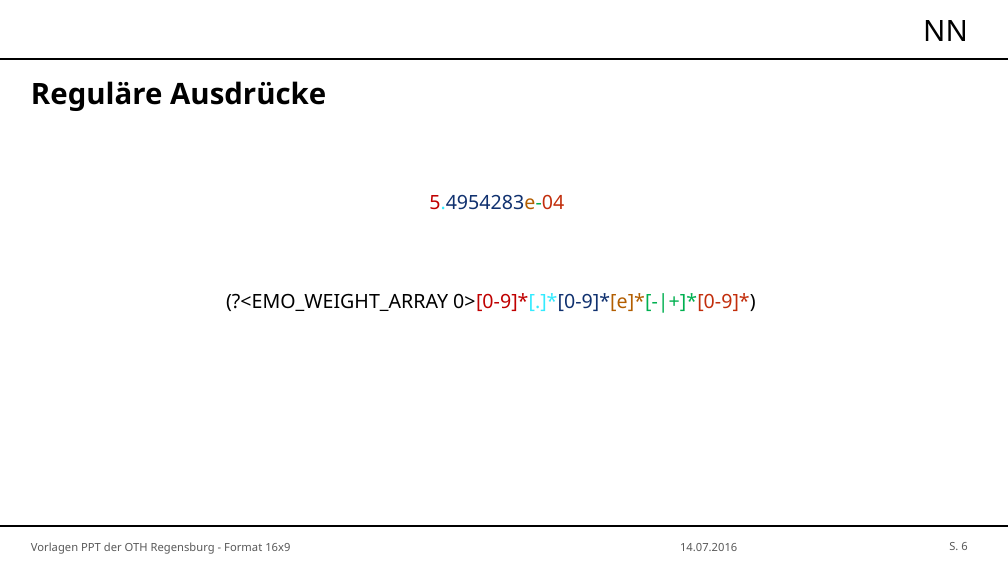
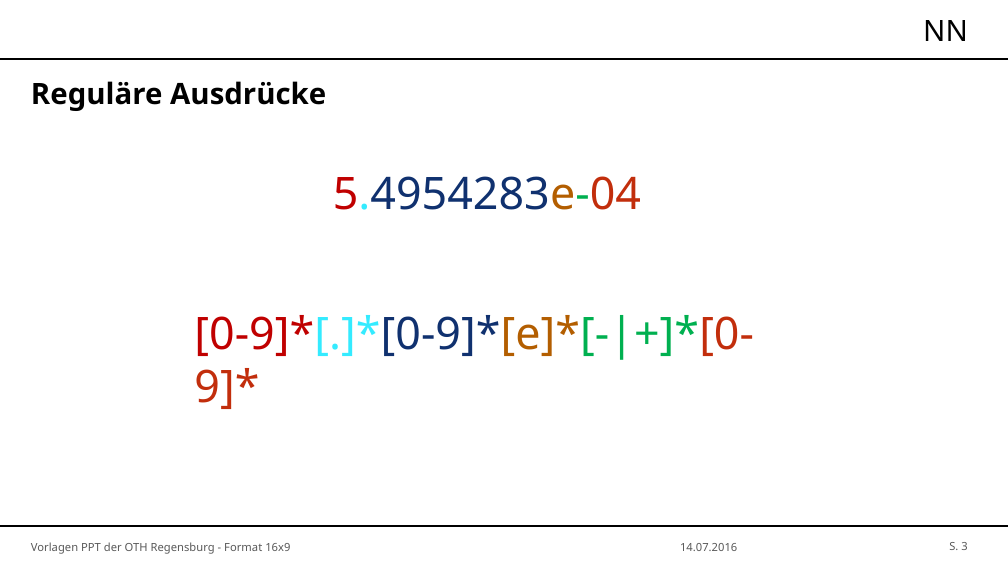
Before and after one commit to Eleanor1702/EmotionRecognition, a slide deck: slide 3 of documents/Präsentation/Regex_LukasSchulz.pptx (slide 6 before the commit). Drawn at 1008x567 pixels with LibreOffice and Linux fonts; fonts in the diff are those of the drawing; background and template pictures are left out. Boxes give left, top, right and bottom in pixels: in the first picture for what was removed or moved away, otherwise in the second. Text is boxed around its words. In the diff, an @@ line names an element or a change of style, - is before the commit and + after.

```diff
--- a/documents/Präsentation/Regex_LukasSchulz.pptx
+++ b/documents/Präsentation/Regex_LukasSchulz.pptx
@@ text "5.4954283e-04": place and size @@
-text "5.4954283e-04" at bbox=[429, 194, 564, 210]
+text "5.4954283e-04" at bbox=[333, 176, 641, 210]
@@ text "5.4954283e-04" at bbox=[333, 176, 641, 210]: size 14 to 32 pt @@
@@ text at bbox=[194, 315, 754, 409]: text changed; size 14 to 32 pt; text colour #000000 to #C00000 @@
-(?<EMO_WEIGHT_ARRAY 0>[0-9]*[.]*[0-9]*[e]*[-|+]*[0-9]*)
+[0-9]*[.]*[0-9]*[e]*[-|+]*[0-9]*
@@ page number at bbox=[949, 542, 967, 550]: text changed @@
-S. 6
+S. 3
```
Also in this commit, not shown: 3 slides removed.
